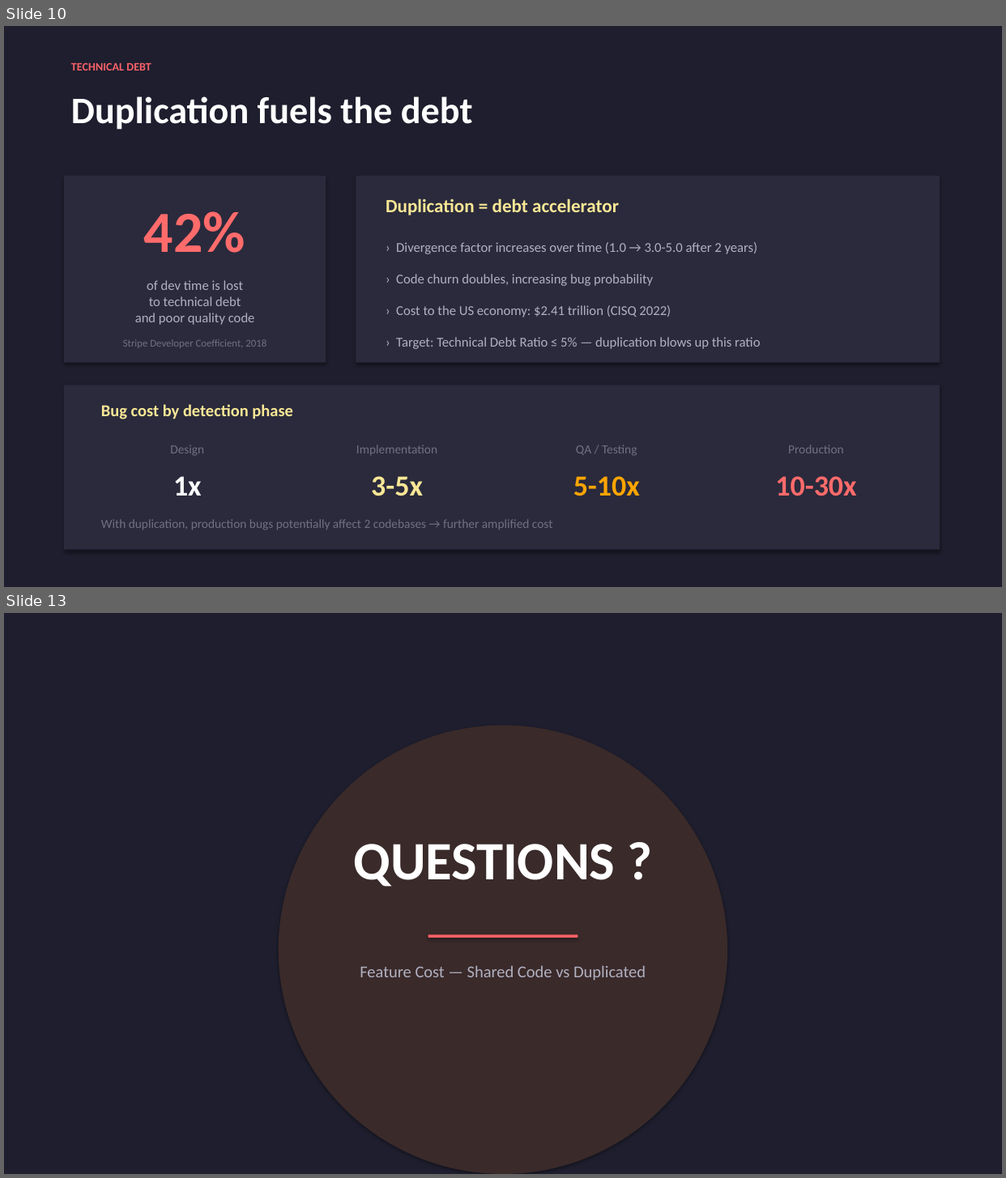
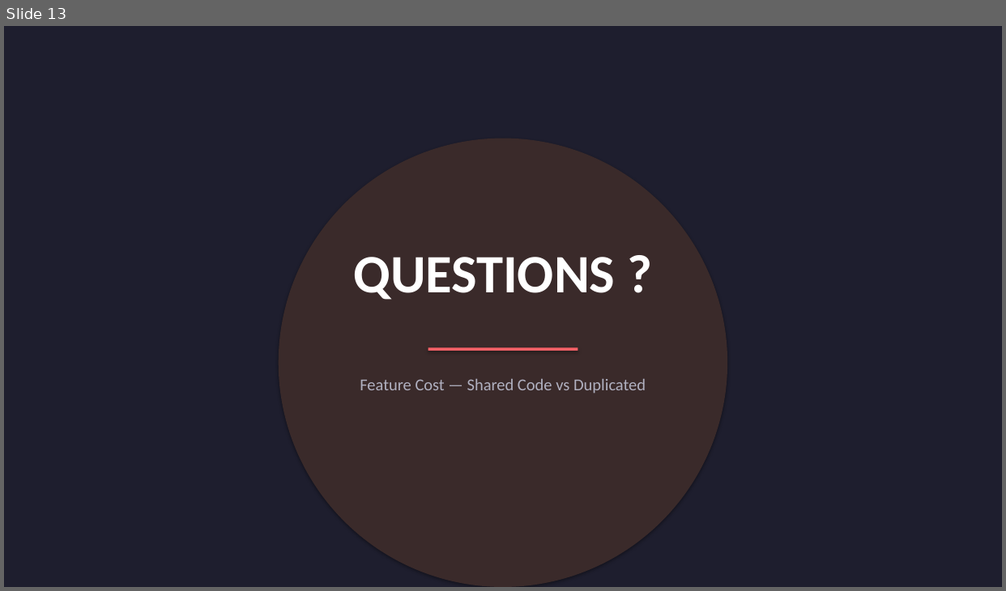
Before and after one commit to xeewi/noMigrationCost, a slide deck: docs/Feature-Cost-Shared-vs-Duplicated.pptx. Shown one above the other, each under a label of ours: slides 10 and 13 before the commit, slide 13 after it; the slides between them are not shown. The pictures are 1006x1178 and 1006x591 pixels, drawn with LibreOffice and Linux fonts; fonts in the diff are those of the drawing. Boxes give left, top, right and bottom in pixels: in the first picture for what was removed or moved away, otherwise in the second. Text is boxed around its words. In the diff, an @@ line names an element or a change of style, - is before the commit and + after.

```diff
--- a/docs/Feature-Cost-Shared-vs-Duplicated.pptx
+++ b/docs/Feature-Cost-Shared-vs-Duplicated.pptx
@@ slide 10 removed at [4,26,1002,587], background #1E1E2E @@
@@ text removed at [71,62,151,71] @@
-TECHNICAL DEBT
@@ text removed at [71,96,473,130] @@
-Duplication fuels the debt
@@ rectangle removed at [64,176,326,363] @@
@@ rectangle removed at [356,176,940,363] @@
@@ text removed at [144,211,245,253] @@
-42%
@@ text removed at [386,199,619,216] @@
-Duplication = debt accelerator
@@ text removed at [396,242,758,254] @@
-› Divergence factor increases over time (1.0 → 3.0-5.0 after 2 years)
@@ text removed at [135,280,255,325] @@
-of dev time is lost
-to technical debt
-and poor quality code
@@ text removed at [396,274,653,286] @@
-› Code churn doubles, increasing bug probability
@@ text removed at [396,305,671,318] @@
-› Cost to the US economy: $2.41 trillion (CISQ 2022)
@@ text removed at [123,339,266,348] @@
-Stripe Developer Coefficient, 2018
@@ text removed at [396,337,760,349] @@
-› Target: Technical Debt Ratio ≤ 5% — duplication blows up this ratio
@@ rectangle removed at [64,386,940,550] @@
@@ text removed at [101,404,293,420] @@
-Bug cost by detection phase
@@ text removed at [170,446,204,456] @@
-Design
@@ text removed at [356,445,437,455] @@
-Implementation
@@ text removed at [576,446,637,456] @@
-QA / Testing
@@ text removed at [788,445,844,454] @@
-Production
@@ text removed at [173,476,202,496] @@
-1x
@@ text removed at [371,476,423,497] @@
-3-5x
@@ text removed at [573,476,640,497] @@
-5-10x
@@ text removed at [775,476,856,497] @@
-10-30x
@@ text removed at [101,519,552,531] @@
-With duplication, production bugs potentially affect 2 codebases → further amplified cost
```
Also in this commit, not shown: 10 slides changed, 2 slides added, 1 other slide removed, 4 other files.
